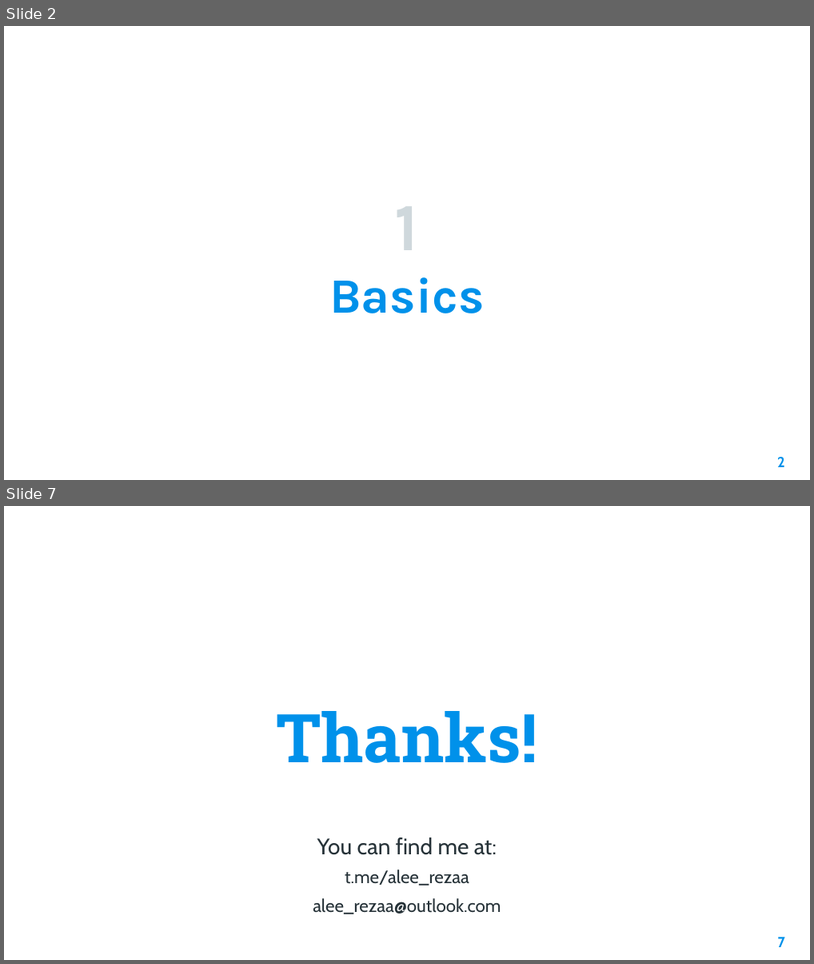
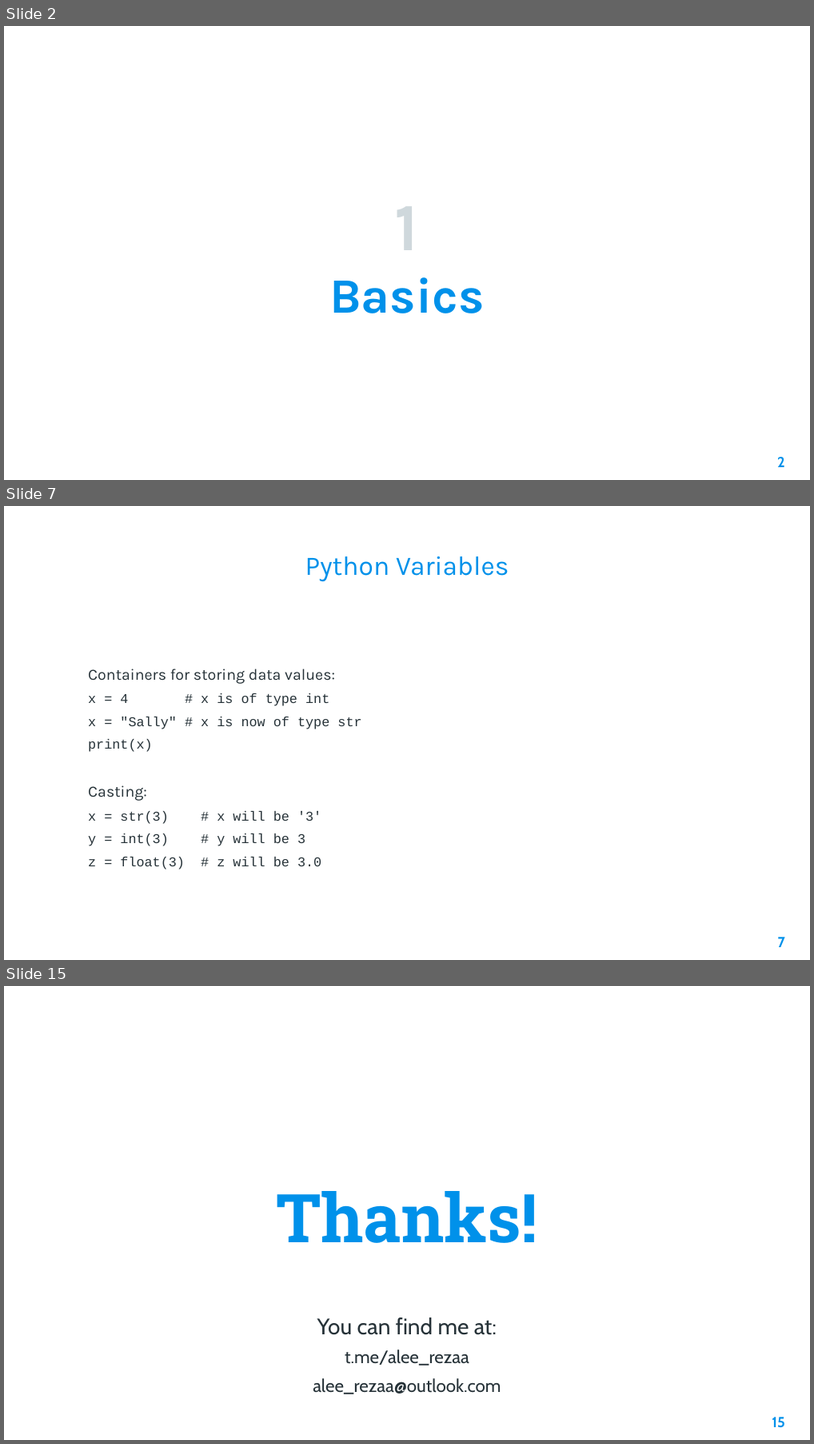
Before and after one commit to AleeRezaa/learn-python, a slide deck: Python.pptx. Shown one above the other, each under a label of ours: slides 2 and 7 before the commit, slides 2, 7 and 15 after it; the slides between them are not shown. The pictures are 814x964 and 814x1444 pixels, drawn with LibreOffice and Linux fonts; fonts in the diff are those of the drawing; background and template pictures are left out. Boxes give left, top, right and bottom in pixels: in the first picture for what was removed or moved away, otherwise in the second. Text is boxed around its words. In the diff, an @@ line names an element or a change of style, - is before the commit and + after.

Commit message:
add python basics

```diff
--- a/Python.pptx
+++ b/Python.pptx
@@ slide 7 added at [4, 506, 810, 960], background picture (left out) @@
@@ title added at [306, 556, 509, 581], 24 pt, text #0091EA @@
+Python Variables
@@ text added at [88, 668, 362, 869], 12 pt, text #263238 @@
+Containers for storing data values:
+x = 4 # x is of type int
+x = "Sally" # x is now of type str
+print(x)
+Casting:
+x = str(3) # x will be '3'
+y = int(3) # y will be 3
+z = float(3) # z will be 3.0
@@ page number added at [778, 936, 786, 947], 13 pt, text #0091EA, bold @@
+7
@@ what was slide 7 is now slide 15 @@
@@ page number at [772, 1416, 785, 1428]: text changed @@
-7
+15
```
Also in this commit, not shown: 4 slides changed, 7 other slides added.
